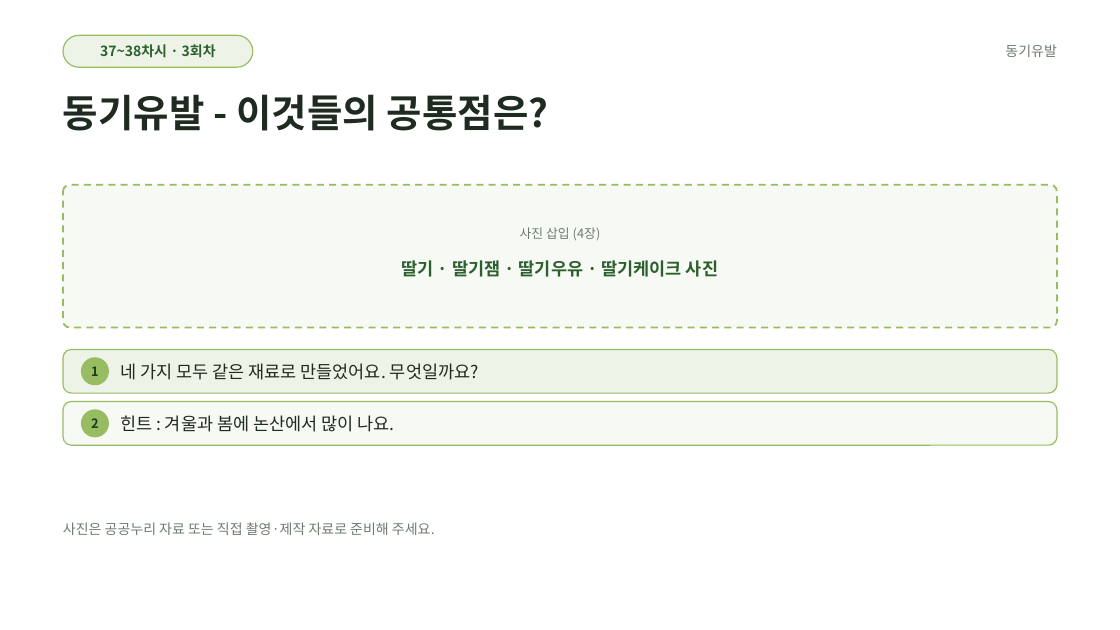
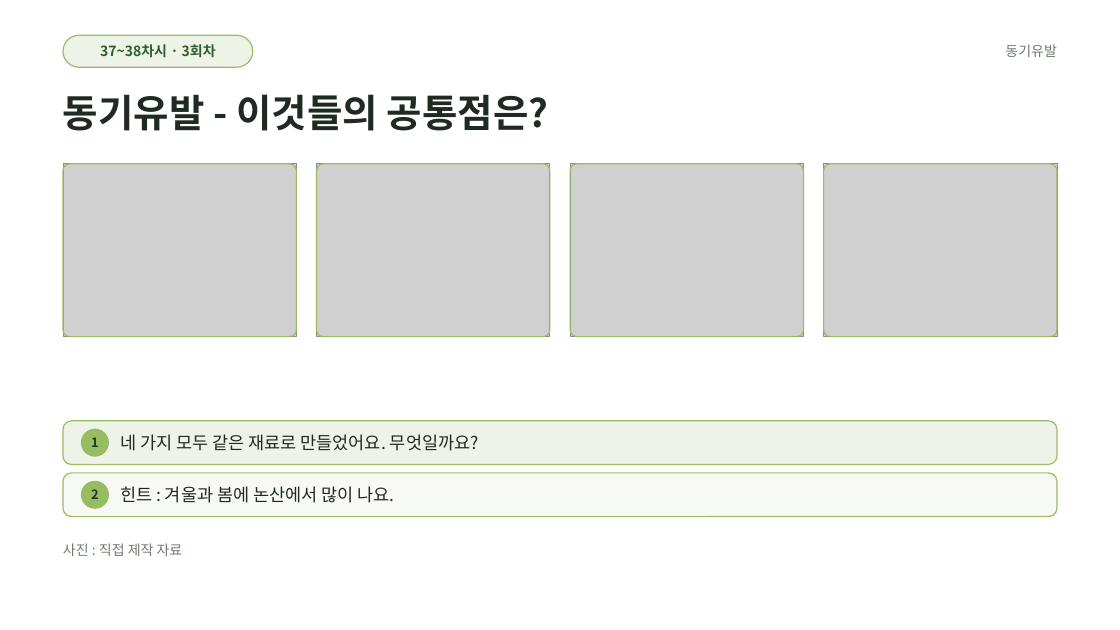
Before and after one commit to AHyeon97/work-for-AH, a slide deck: slide 4 of 우리고장 탐험대/37~40차시(논산계룡금산)/늘봄앵커_우리충남탐험놀이_37~38차시(논산계룡금산_특산물)_수업PPT.pptx. Drawn at 1120x630 pixels with LibreOffice and Linux fonts; fonts in the diff are those of the drawing; grey boxes stand for pictures. Boxes give left, top, right and bottom in pixels: in the first picture for what was removed or moved away, otherwise in the second. Text is boxed around its words. In the diff, an @@ line names an element or a change of style, - is before the commit and + after.

```diff
--- a/우리고장 탐험대/37~40차시(논산계룡금산)/늘봄앵커_우리충남탐험놀이_37~38차시(논산계룡금산_특산물)_수업PPT.pptx
+++ b/우리고장 탐험대/37~40차시(논산계룡금산)/늘봄앵커_우리충남탐험놀이_37~38차시(논산계룡금산_특산물)_수업PPT.pptx
@@ picture added at bbox=[63, 164, 297, 337] @@
@@ rounded rectangle added at bbox=[63, 164, 297, 337], outline #97BC62 1 pt @@
@@ picture added at bbox=[317, 164, 550, 337] @@
@@ rounded rectangle added at bbox=[317, 164, 550, 337], outline #97BC62 1 pt @@
@@ picture added at bbox=[571, 164, 804, 337] @@
@@ rounded rectangle added at bbox=[571, 164, 804, 337], outline #97BC62 1 pt @@
@@ picture added at bbox=[823, 164, 1057, 337] @@
@@ rounded rectangle added at bbox=[823, 164, 1057, 337], outline #97BC62 1 pt @@
@@ rounded rectangle removed at bbox=[63, 185, 1057, 328] @@
@@ text removed at bbox=[520, 227, 601, 240] @@
-사진 삽입 (4장)
@@ text removed at bbox=[402, 260, 718, 277] @@
-딸기 · 딸기잼 · 딸기우유 · 딸기케이크 사진
@@ 4 texts, 2 rounded rectangles, 2 ellipses: place and size @@
-4 texts, 2 rounded rectangles, 2 ellipses at bbox=[63, 350, 1057, 445]
+4 texts, 2 rounded rectangles, 2 ellipses at bbox=[63, 421, 1057, 517]
@@ text at bbox=[63, 543, 183, 556]: text changed @@
-사진은 공공누리 자료 또는 직접 촬영·제작 자료로 준비해 주세요.
+사진 : 직접 제작 자료
```
Also in this commit, not shown: 2 other slides changed, 6 other files.
